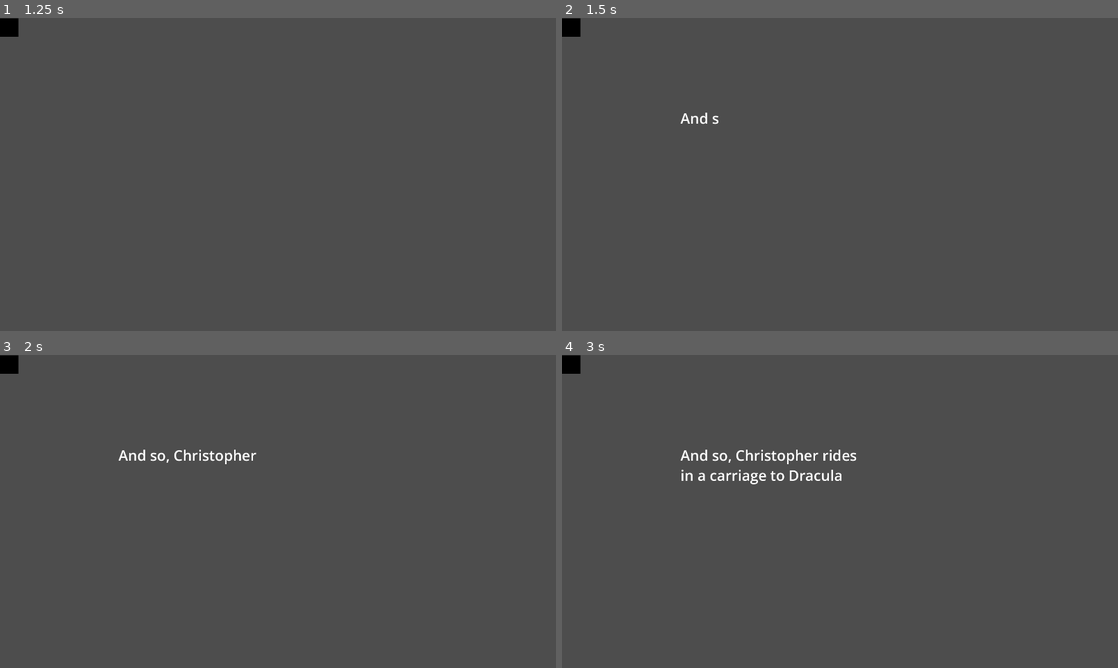
Above: before the commit, frames 1-4 (two rows, left to right).
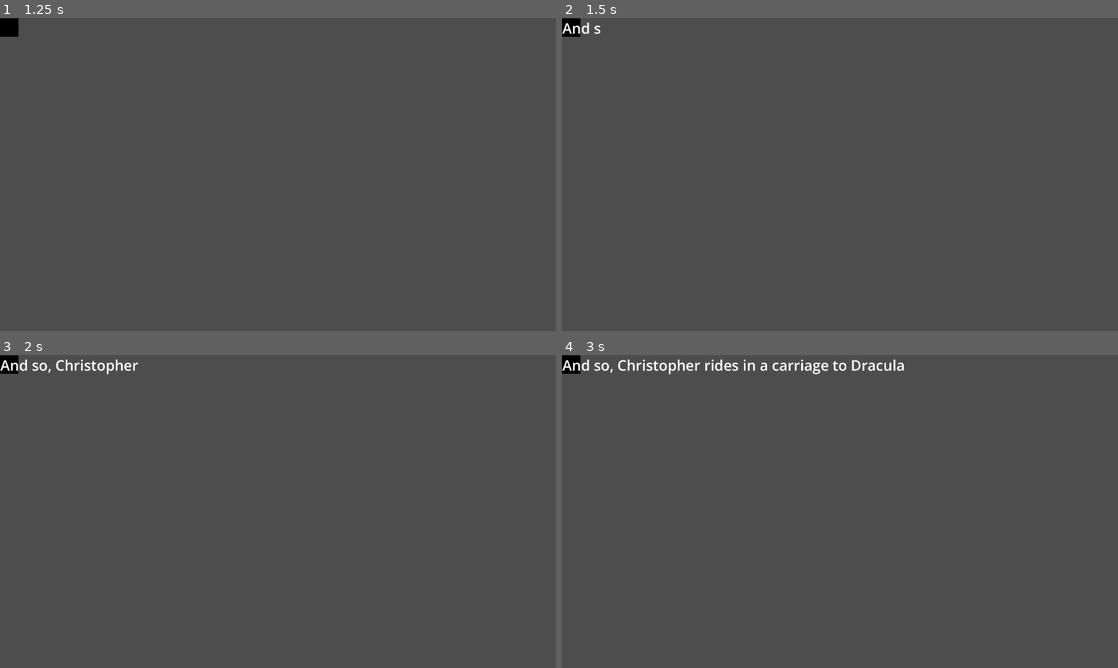
Above: after the commit, the same moments.

Repository: CISC204-S26/hw4-jupiter-gbradley
Game: Godot game, scene res://Finale.tscn
Two runs of this game, one before a commit and one after it. Both use one fixed random seed, a clock stepped at 60 frames per second and the inputs below. This scene is started directly instead of the project's main scene. Video files are missing from this copy of the repository; at most half a second of black plays in their place.
Inputs (mouse positions are in pixels of both pictures, inside the frame that each line leads up to):
- Up to frame 1 (1.25 s): tap Enter (ui_accept) at 0.5, 0.77 s; move the mouse to (216, 190) at 0.52 s; hold D (move_right) from 0.53 s (still down); hold E (interact) from 0.53 s (still down)
- Up to frame 2 (1.5 s): keep holding D (move_right); tap Enter (ui_accept) at 1.25 s; move the mouse to (728, 190) at 1.27 s; release E (interact) at 1.28 s; click (728, 190) at 1.35 s
- Up to frame 3 (2 s): keep holding D (move_right); tap Enter (ui_accept) at 1.52 s; tap E (interact) at 1.55 s
- Up to frame 4 (3 s): move the mouse to (895, 442) at 2.02 s; release D (move_right) at 2.03 s; hold A (move_left) 2.03-2.78 s; hold E (interact) 2.03-2.78 s; tap Space (Next Level) at 2.1 s; move the mouse to (812, 574) at 2.77 s; hold D (move_right) from 2.78 s (still down); tap E (interact) at 2.85 s

Frame 1 is identical in both runs. In frame 2, 0.2% of the frame differs, in the area x 0-29%, y 1-34%; in frame 3, 0.7%; in frame 4, 1.7%, in the area x 0-62%, y 1-42%.

Commit message:
little tweaks

Diff:
--- a/pair-project/Finale.tscn
+++ b/pair-project/Finale.tscn
@@ -20,9 +20,8 @@
 [node name="CanvasLayer" type="CanvasLayer" parent="." unique_id=231971625]
 
 [node name="RichTextLabel" type="RichTextLabel" parent="CanvasLayer" unique_id=1793593628]
-offset_left = 409.0
-offset_top = 311.0
-offset_right = 1089.0
-offset_bottom = 871.0
+offset_left = 1.0
+offset_right = 1920.0
+offset_bottom = 1080.0
 theme_override_font_sizes/normal_font_size = 50
 script = ExtResource("2_3rrir")
--- a/pair-project/Scenes/collectable.gd
+++ b/pair-project/Scenes/collectable.gd
@@ -8,8 +8,8 @@
 		queue_free()
 
 func _on_body_entered(body):
-	print("Entered:", body.name)
-	print("Groups:", body.get_groups())
+	#print("Entered:", body.name)
+	#print("Groups:", body.get_groups())
 
 	if body.is_in_group("player"):
 		GameState.collect(item_id)
